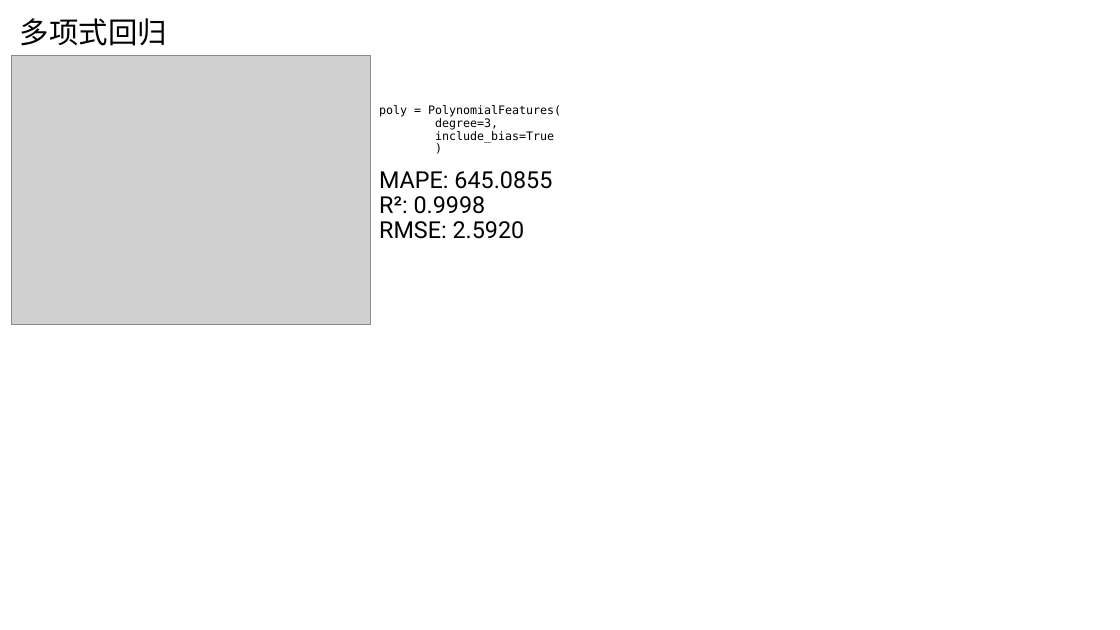
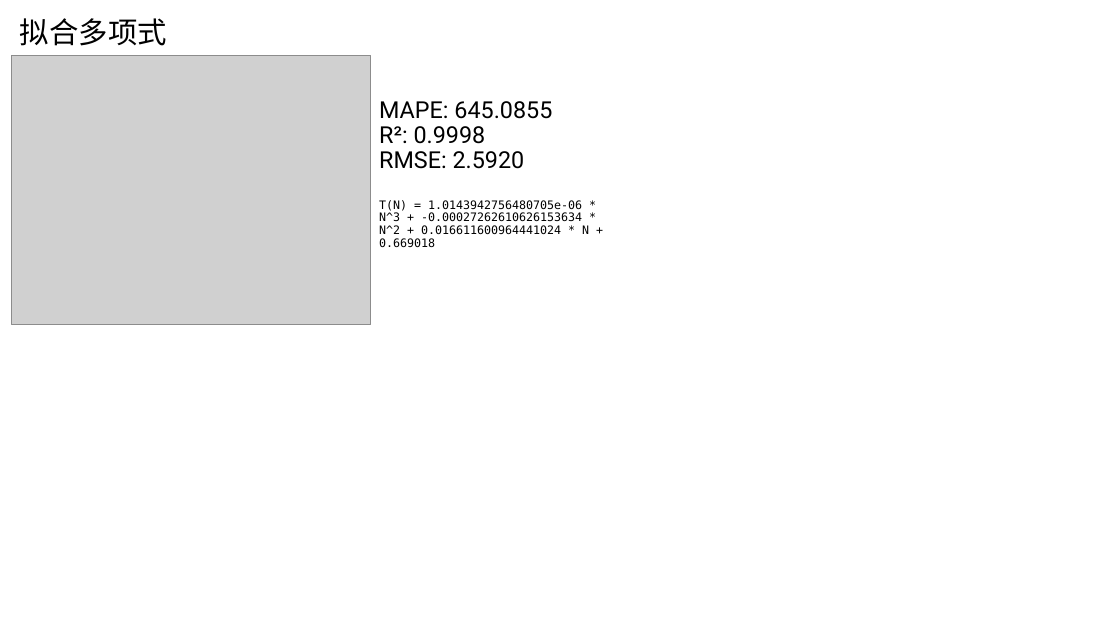
Before and after one commit to AE-26710/Time-Prediction, a slide deck: slide 12 of R5.pptx (slide 8 before the commit). Drawn at 1120x630 pixels with LibreOffice and Linux fonts; fonts in the diff are those of the drawing; grey boxes stand for pictures. Boxes give left, top, right and bottom in pixels: in the first picture for what was removed or moved away, otherwise in the second. Text is boxed around its words. In the diff, an @@ line names an element or a change of style, - is before the commit and + after.

```diff
--- a/R5.pptx
+++ b/R5.pptx
@@ title at [20,18,167,46]: text changed @@
-多项式回归
+拟合多项式
@@ text at [379,105,561,143]: paragraphs removed @@
-poly = PolynomialFeatures(
-degree=3,
-include_bias=True
-)
@@ text at [379,200,589,247]: paragraph added @@
+T(N) = 1.0143942756480705e-06 * N^3 + -0.00027262610626153634 * N^2 + 0.016611600964441024 * N + 0.669018
```
Also in this commit, not shown: 8 other slides changed, 7 slides added, 12 other files.
